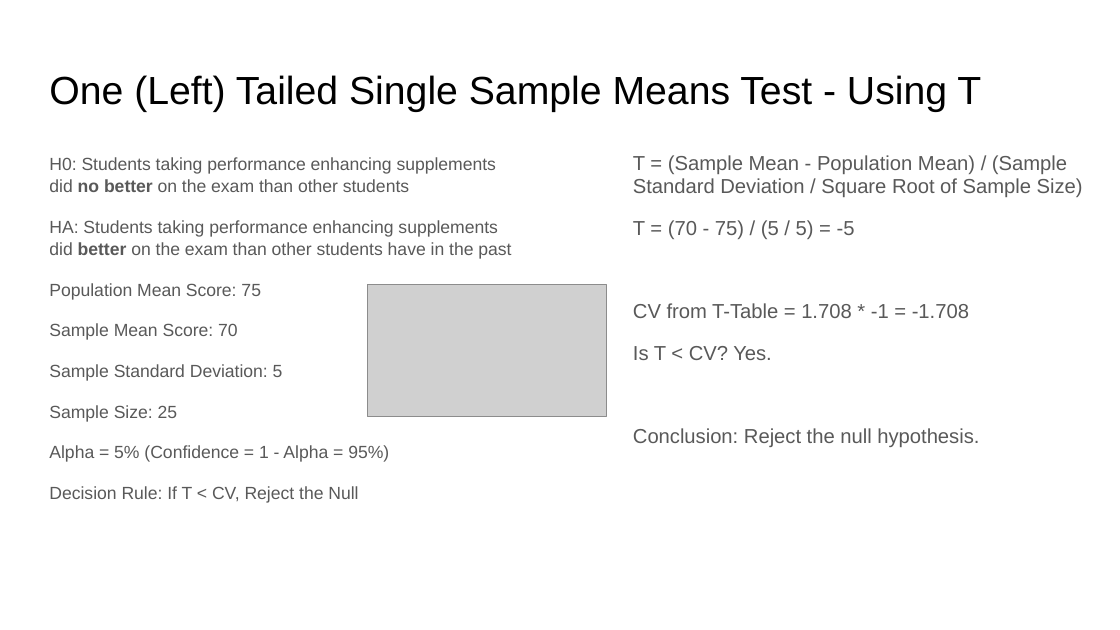
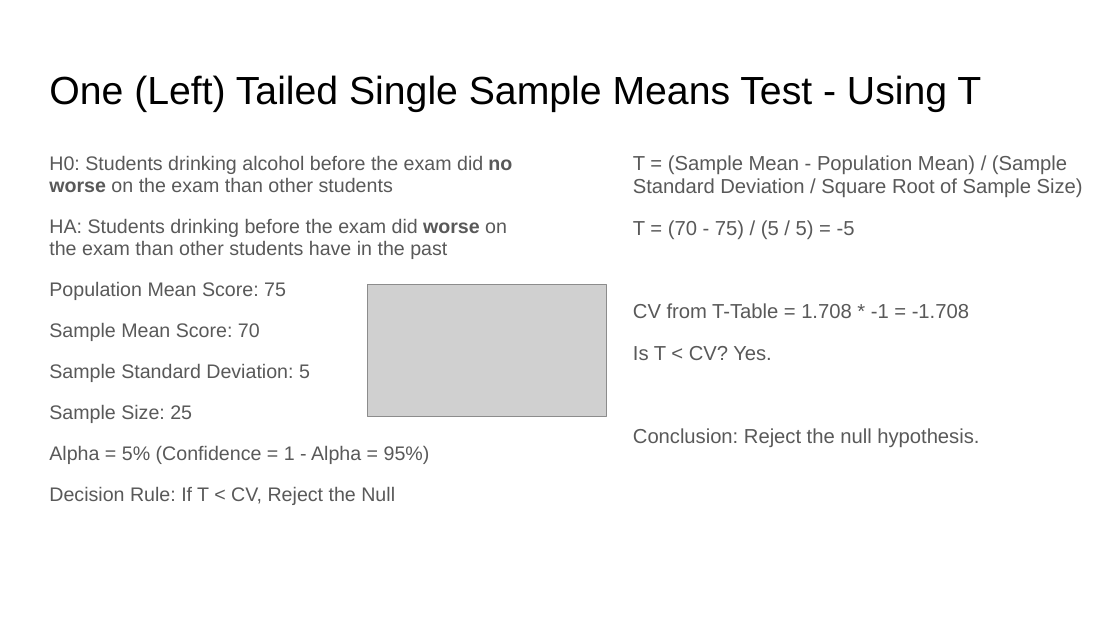
Before and after one commit to rjwrobel86/Python4Statistics, a slide deck: slide 42 of Non-Python Stats Stuff/Slides/Hypothesis Testing.pptx (slide 37 before the commit). Drawn at 1120x630 pixels with LibreOffice and Linux fonts; fonts in the diff are those of the drawing; grey boxes stand for pictures. Boxes give left, top, right and bottom in pixels: in the first picture for what was removed or moved away, otherwise in the second. Text is boxed around its words. In the diff, an @@ line names an element or a change of style, - is before the commit and + after.

```diff
--- a/Non-Python Stats Stuff/Slides/Hypothesis Testing.pptx
+++ b/Non-Python Stats Stuff/Slides/Hypothesis Testing.pptx
@@ text at (49,156,512,259): text changed; size 11.2 to 12.6 pt @@
-H0: Students taking performance enhancing supplements did no better on the exam than other students
-HA: Students taking performance enhancing supplements did better on the exam than other students have in the past
+H0: Students drinking alcohol before the exam did no worse on the exam than other students
+HA: Students drinking before the exam did worse on the exam than other students have in the past
@@ text at (49,282,430,505): size 11.2 to 12.6 pt in "Population Mean Score: 75", "Sample Mean Score: 70", "Sample Standard Deviation: 5", "Sample Size: 25" and 2 more places; line spacing 1.05 to 0.95 @@
```
Also in this commit, not shown: 14 other slides changed, 7 slides added, 27 other files.
